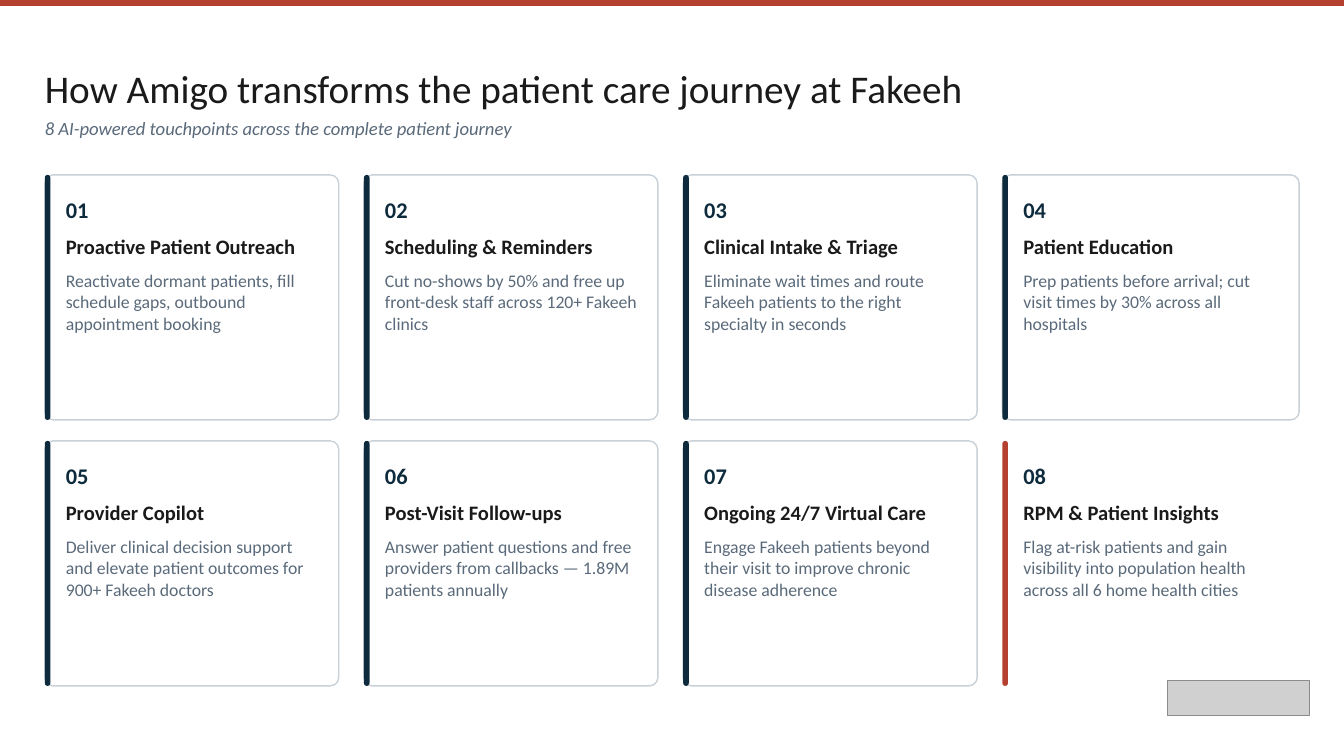
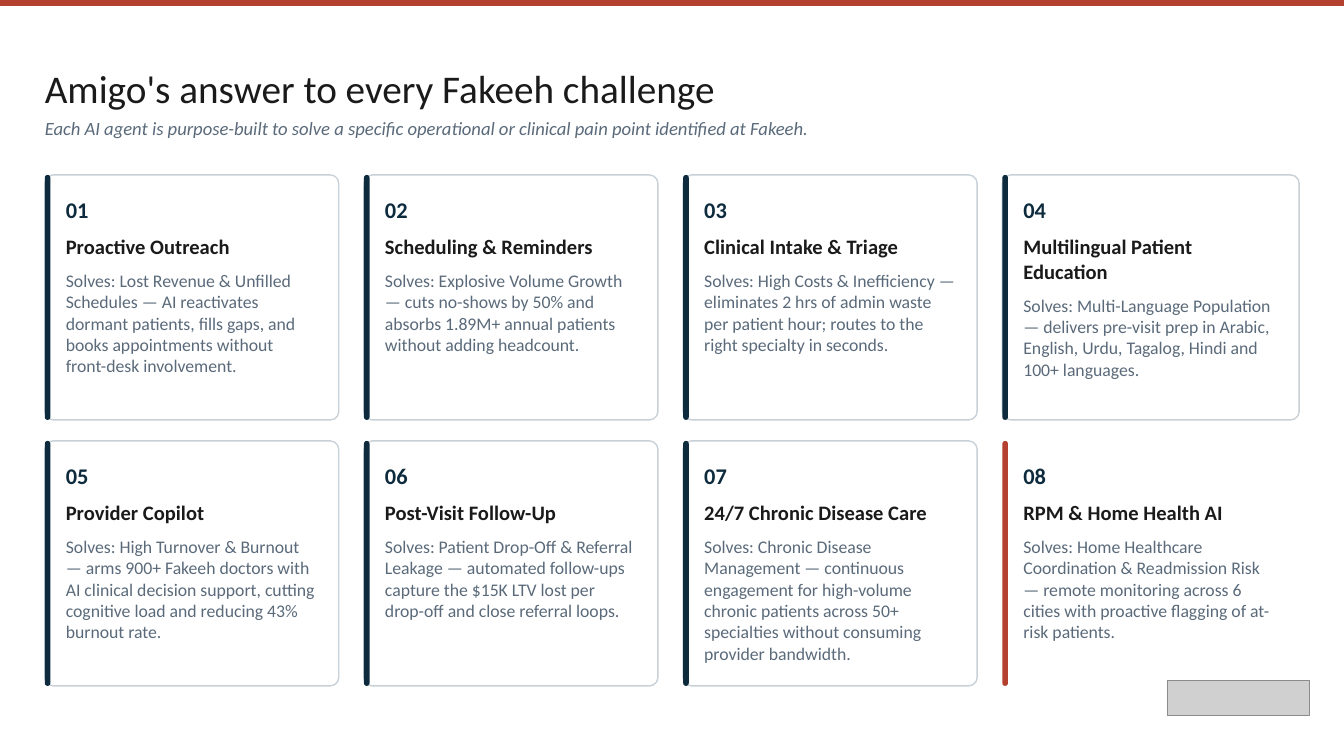
Before and after one commit to elzoghbyelaf-star/Population-Health-Management-, a slide deck: slide 5 of Fakeeh_Care_Group_v2.pptx. Drawn at 1344x756 pixels with LibreOffice and Linux fonts; fonts in the diff are those of the drawing; grey boxes stand for pictures; background and template pictures are left out. Boxes give left, top, right and bottom in pixels: in the first picture for what was removed or moved away, otherwise in the second. Text is boxed around its words. In the diff, an @@ line names an element or a change of style, - is before the commit and + after.

```diff
--- a/Fakeeh_Care_Group_v2.pptx
+++ b/Fakeeh_Care_Group_v2.pptx
@@ text at <box>45,75,808,138</box>: text changed @@
-How Amigo transforms the patient care journey at Fakeeh
-8 AI-powered touchpoints across the complete patient journey
+Amigo's answer to every Fakeeh challenge
+Each AI agent is purpose-built to solve a specific operational or clinical pain point identified at Fakeeh.
@@ text at <box>66,239,295,372</box>: text changed @@
-Proactive Patient Outreach
-Reactivate dormant patients, fill schedule gaps, outbound appointment booking
+Proactive Outreach
+Solves: Lost Revenue & Unfilled Schedules — AI reactivates dormant patients, fills gaps, and books appointments without front-desk involvement.
@@ text at <box>1023,239,1270,379</box>: text changed @@
-Patient Education
-Prep patients before arrival; cut visit times by 30% across all hospitals
+Multilingual Patient Education
+Solves: Multi-Language Population — delivers pre-visit prep in Arabic, English, Urdu, Tagalog, Hindi and 100+ languages.
@@ text at <box>385,274,622,354</box>: text changed @@
-Cut no-shows by 50% and free up front-desk staff across 120+ Fakeeh clinics
+Solves: Explosive Volume Growth — cuts no-shows by 50% and absorbs 1.89M+ annual patients without adding headcount.
@@ text at <box>704,274,935,354</box>: text changed @@
-Eliminate wait times and route Fakeeh patients to the right specialty in seconds
+Solves: High Costs & Inefficiency — eliminates 2 hrs of admin waste per patient hour; routes to the right specialty in seconds.
@@ text at <box>385,505,632,620</box>: text changed @@
-Post-Visit Follow-ups
-Answer patient questions and free providers from callbacks — 1.89M patients annually
+Post-Visit Follow-Up
+Solves: Patient Drop-Off & Referral Leakage — automated follow-ups capture the $15K LTV lost per drop-off and close referral loops.
@@ text at <box>704,505,926,663</box>: text changed @@
-Ongoing 24/7 Virtual Care
-Engage Fakeeh patients beyond their visit to improve chronic disease adherence
+24/7 Chronic Disease Care
+Solves: Chronic Disease Management — continuous engagement for high-volume chronic patients across 50+ specialties without consuming provider bandwidth.
@@ text at <box>1023,505,1269,641</box>: text changed @@
-RPM & Patient Insights
-Flag at-risk patients and gain visibility into population health across all 6 home health cities
+RPM & Home Health AI
+Solves: Home Healthcare Coordination & Readmission Risk — remote monitoring across 6 cities with proactive flagging of at-risk patients.
@@ text at <box>66,540,315,638</box>: text changed @@
-Deliver clinical decision support and elevate patient outcomes for 900+ Fakeeh doctors
+Solves: High Turnover & Burnout — arms 900+ Fakeeh doctors with AI clinical decision support, cutting cognitive load and reducing 43% burnout rate.
```
